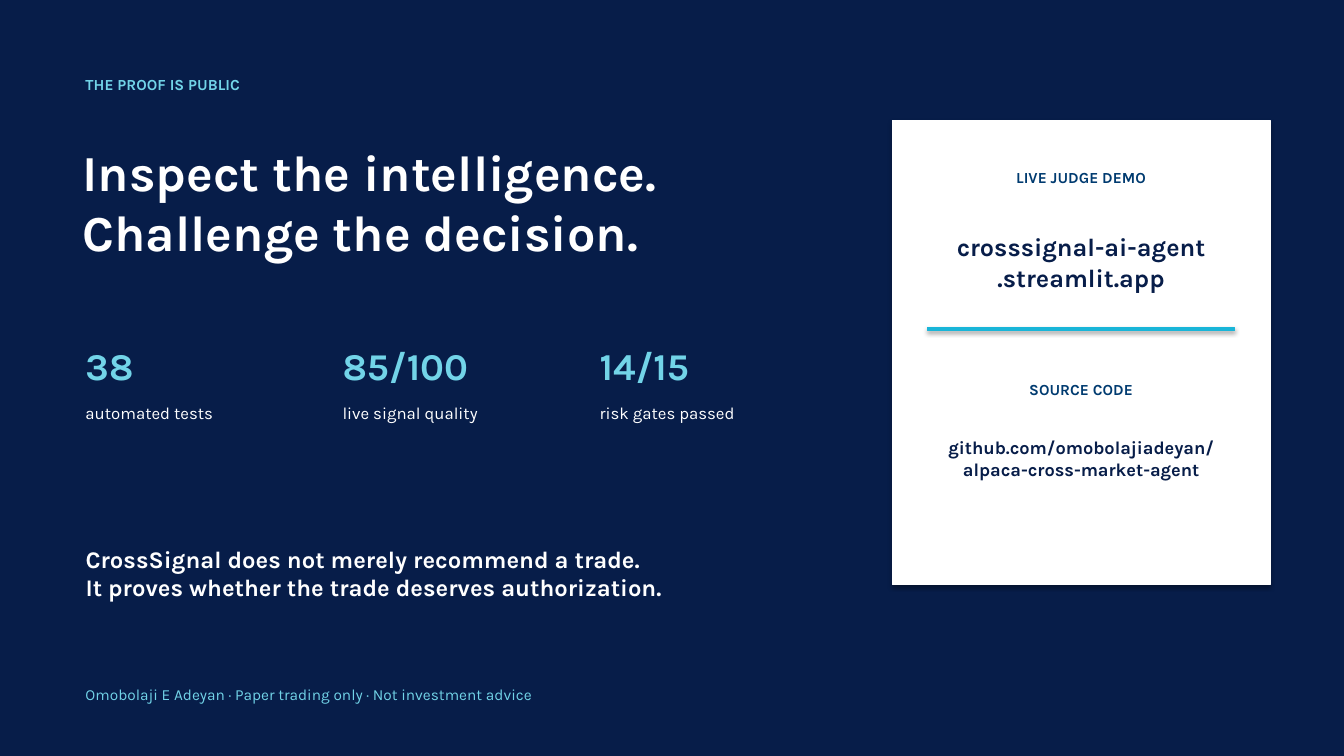
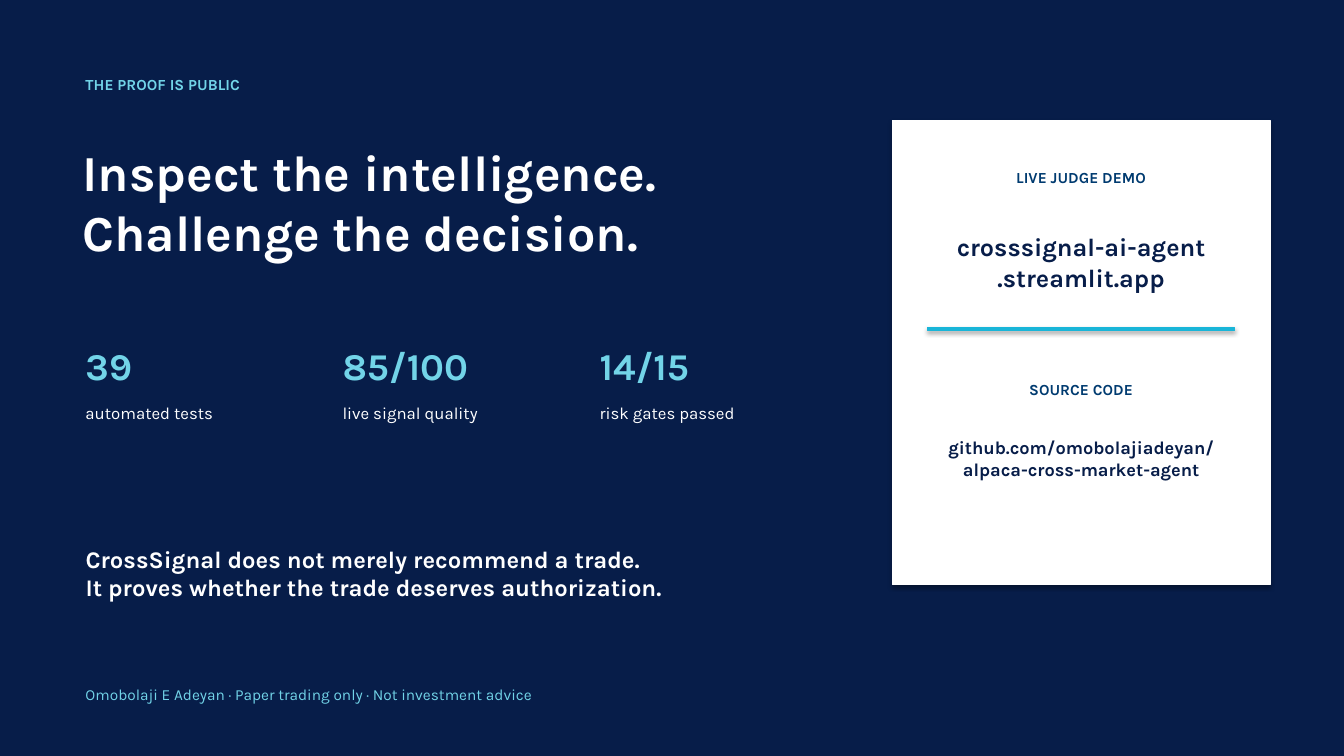
Before and after one commit to omobolajiadeyan/alpaca-cross-market-agent, a slide deck: slide 8 of submission/CrossSignal-Hackathon-Pitch-Final.pptx. Drawn at 1344x756 pixels with LibreOffice and Linux fonts; fonts in the diff are those of the drawing. Boxes give left, top, right and bottom in pixels: in the first picture for what was removed or moved away, otherwise in the second. Text is boxed around its words. In the diff, an @@ line names an element or a change of style, - is before the commit and + after.

```diff
--- a/submission/CrossSignal-Hackathon-Pitch-Final.pptx
+++ b/submission/CrossSignal-Hackathon-Pitch-Final.pptx
@@ text at (85,355,132,381): text changed @@
-38
+39
```
Also in this commit, not shown: 10 other files.
